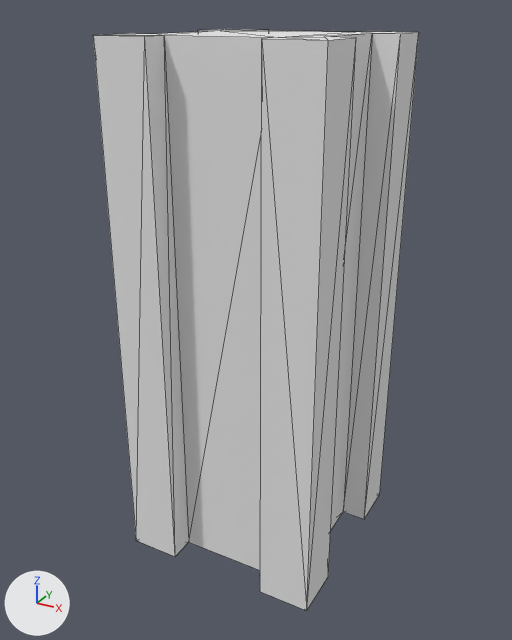
Two versions of the OBJ model The_Dune_Project/Assets/Models/env/Modular Temple/Puzzle_Sliding_Pillar.obj, one commit apart.
The view is the same before and after, from a 50 mm lens placed at (0.601, -1.127, 1.038), pointed at (-0.011, -0.015, 0.482). Lighting does not change. The marker at lower left points along +X, +Y and +Z. Mesh edges are drawn as thin lines. Where no turn or scale is listed for an object, it has been applied to the vertices.
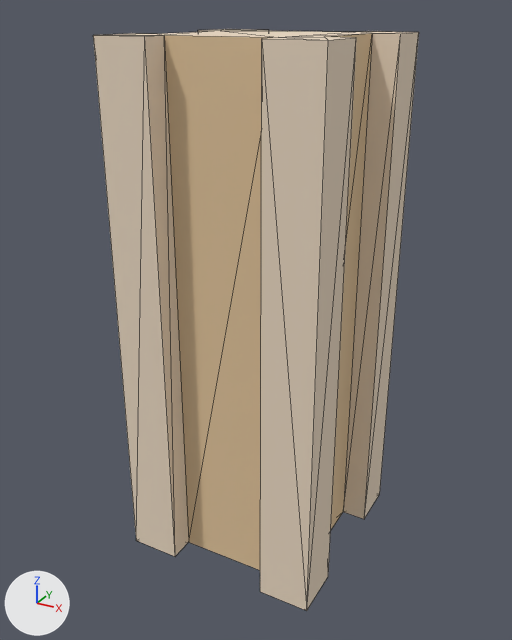
Changed parts and their boxes (x1, y1, x2, y2) in the pictures (512 x 640 px):
'object1', recoloured (white to beige): (93, 29, 419, 611) in both

The change, as a list of edits to the scene's bpy script:
```text
Change mat_sandstone_4:
    mat_sandstone_4.base_color: (0.8, 0.8, 0.8) -> (0.835, 0.698, 0.545)  # white #e7e7e7 -> beige #ecdac3
Change mat_sandstone_6:
    mat_sandstone_6.base_color: (0.8, 0.8, 0.8) -> (0.761, 0.561, 0.337)  # white #e7e7e7 -> beige #e2c59d
```
